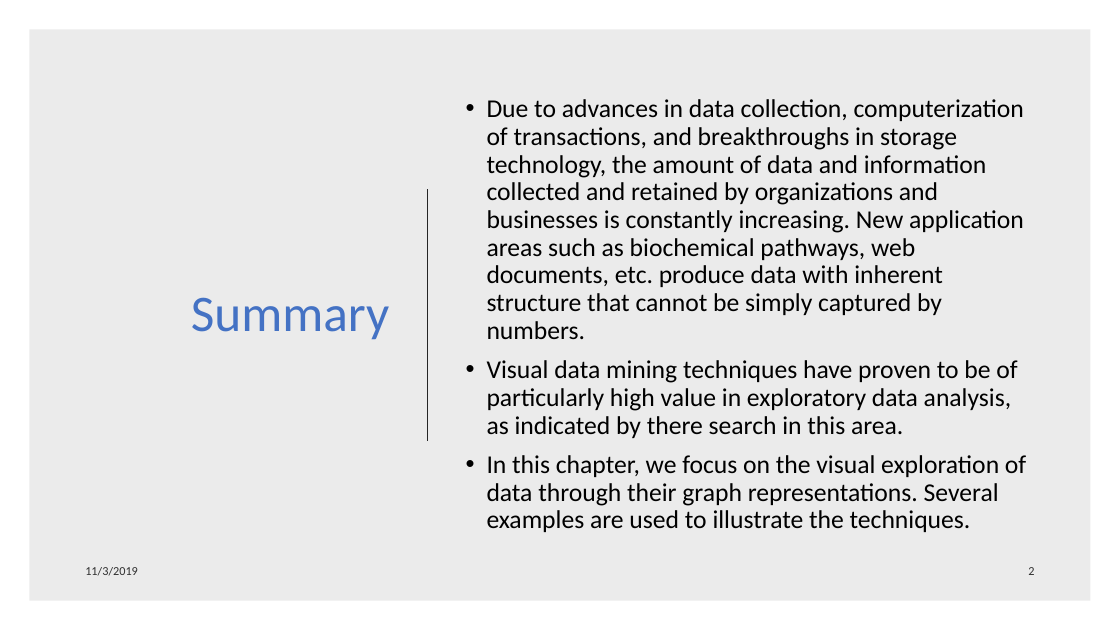
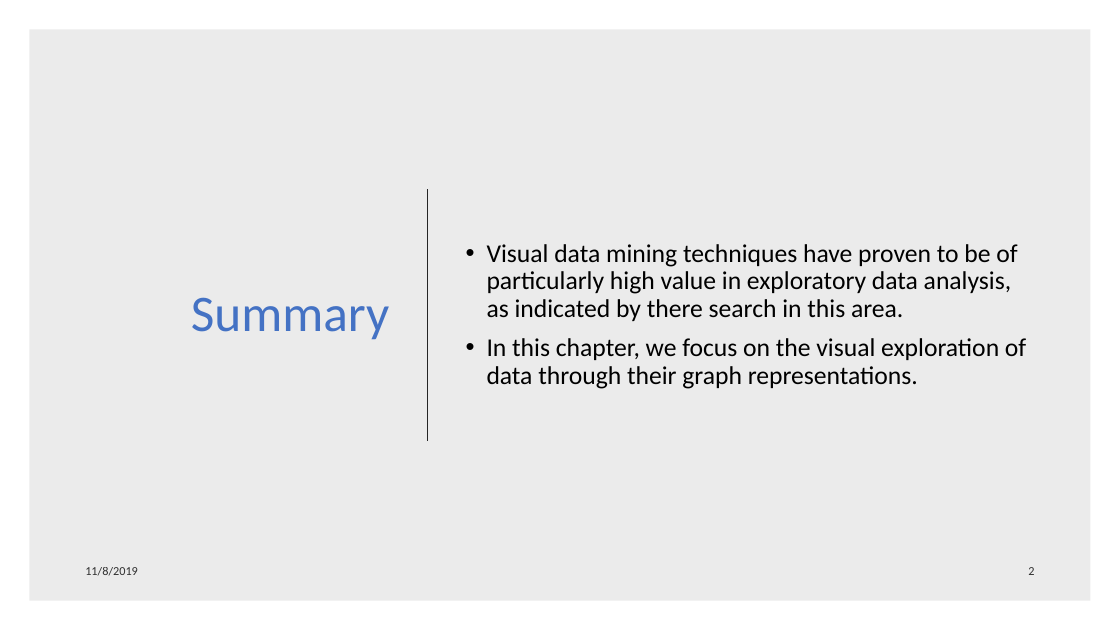
Before and after one commit to Weber12321/TMU-GIDS, a slide deck: slide 2 of 資料探勘與視覺化分析/Data Visualization Through Their Graph Representation.pptx. Drawn at 1120x630 pixels with LibreOffice and Linux fonts; fonts in the diff are those of the drawing. Boxes give left, top, right and bottom in pixels: in the first picture for what was removed or moved away, otherwise in the second. Text is boxed around its words. In the diff, an @@ line names an element or a change of style, - is before the commit and + after.

```diff
--- a/資料探勘與視覺化分析/Data Visualization Through Their Graph Representation.pptx
+++ b/資料探勘與視覺化分析/Data Visualization Through Their Graph Representation.pptx
@@ text at bbox=[487, 99, 1024, 339]: paragraph removed @@
-• Due to advances in data collection, computerization of transactions, and breakthroughs in storage technology, the amount of data and information collected and retained by organizations and businesses is constantly increasing. New application areas such as biochemical pathways, web documents, etc. produce data with inherent structure that cannot be simply captured by numbers.
@@ text at bbox=[487, 338, 1026, 389]: text changed @@
-• In this chapter, we focus on the visual exploration of data through their graph representations. Several examples are used to illustrate the techniques.
+• In this chapter, we focus on the visual exploration of data through their graph representations.
@@ text at bbox=[85, 567, 138, 576]: text changed @@
-11/3/2019
+11/8/2019
```
Also in this commit, not shown: 12 other slides changed, 1 slide added, 4 slides removed, 33 other files.
